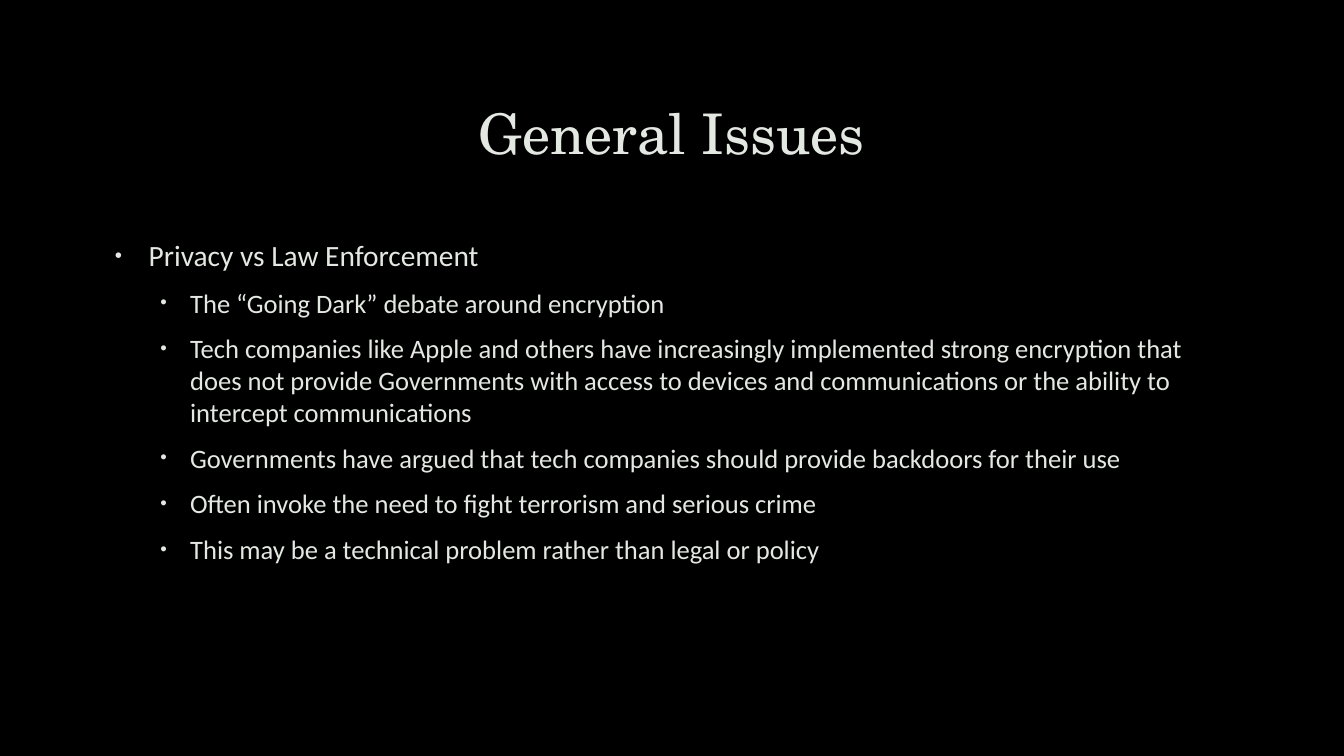
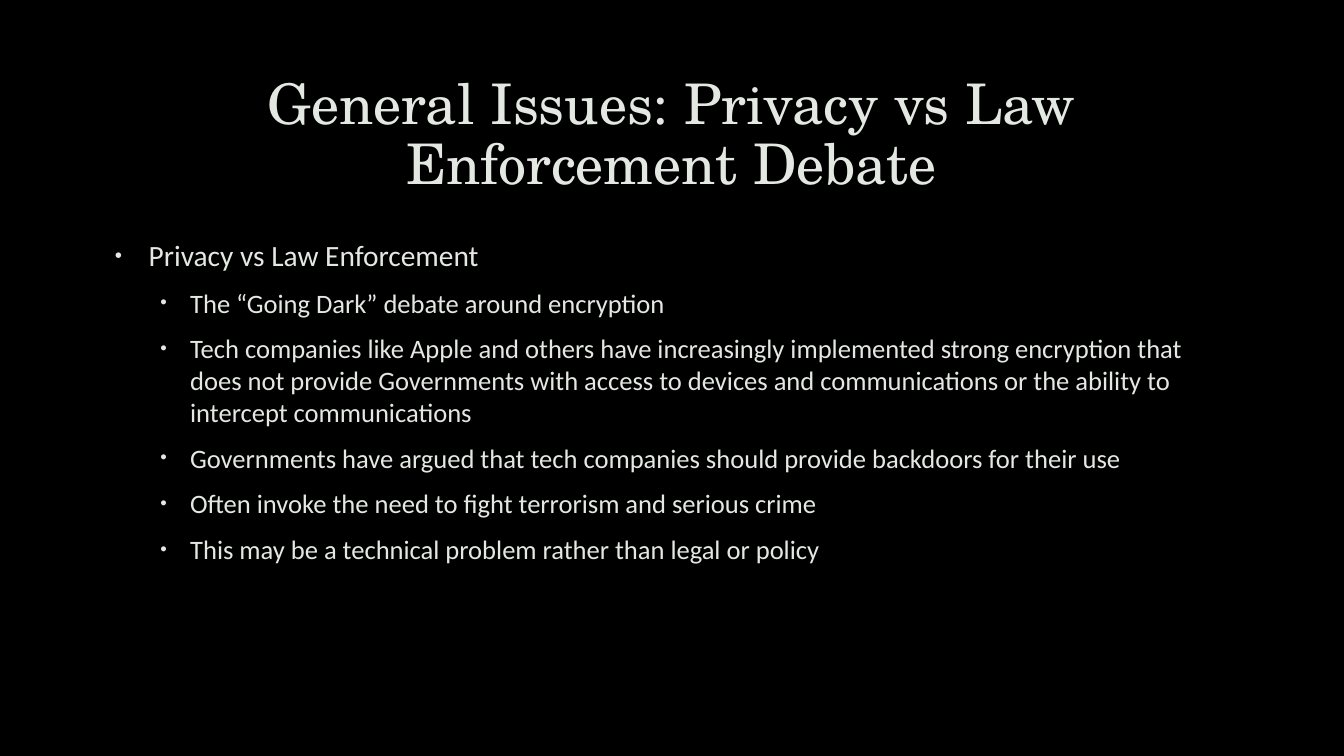
Before and after one commit to uwacsp/cits1003, a slide deck: slide 18 of Lectures/CITS1003-11 Cyber Law.pptx (slide 8 before the commit). Drawn at 1344x756 pixels with LibreOffice and Linux fonts; fonts in the diff are those of the drawing; background and template pictures are left out. Boxes give left, top, right and bottom in pixels: in the first picture for what was removed or moved away, otherwise in the second. Text is boxed around its words. In the diff, an @@ line names an element or a change of style, - is before the commit and + after.

```diff
--- a/Lectures/CITS1003-11 Cyber Law.pptx
+++ b/Lectures/CITS1003-11 Cyber Law.pptx
@@ title at <box>268,82,1075,185</box>: text changed @@
-General Issues
+General Issues: Privacy vs Law Enforcement Debate
```
Also in this commit, not shown: 6 other slides changed, 10 slides added, 3 other files.
